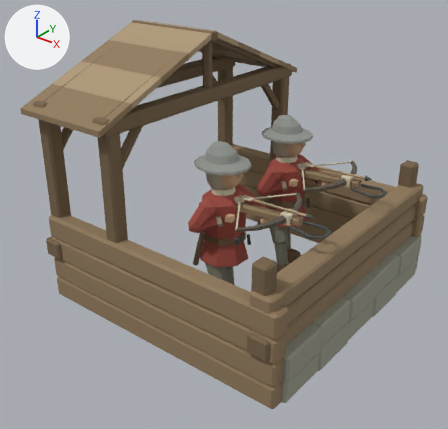
Two versions of the glTF model assets/3d/models/buildings/field_blockhouse.glb, one commit apart.
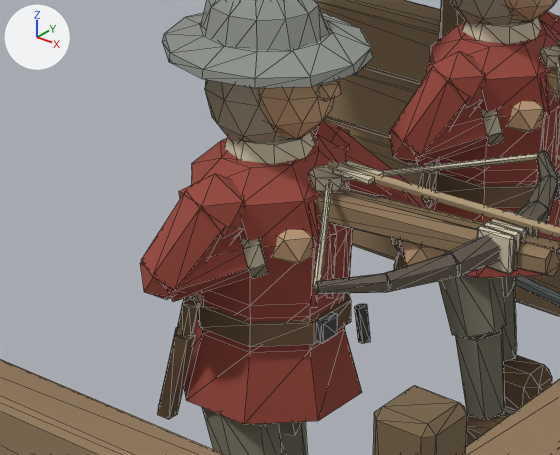
Old and new are each drawn whole from a camera (50 mm lens) standing at (3.63, -4.83, 3.75) and looking at (-0.01, -0.28, 0.94) and again close up on the part from 33% to 68% of the width and 35% to 64% of the height. Every picture has the same lights, and +X, +Y and +Z are marked at upper left. The first two pictures are the older version. The close-ups show mesh edges as thin lines. Where no turn or scale is listed for an object, it has been applied to the vertices. Vertices at exactly the same position are counted once.

In view in the first close-up: 'Fieldwork_left_garrison_root_bow_horn', 'Fieldwork_left_garrison_root_leather', 'Fieldwork_left_garrison_root_linen', 'Fieldwork_left_garrison_root_oak', 'Fieldwork_left_garrison_root_padded_linen', 'Fieldwork_left_garrison_root_steel', 'Fieldwork_left_garrison_root_team_cloth', 'Fieldwork_right_garrison_root_hose', 'Fieldwork_right_garrison_root_padded_linen', 'Fieldwork_right_garrison_root_team_cloth', 'field_blockhouse_oak', 'field_blockhouse_oak_dark' and 11 more.
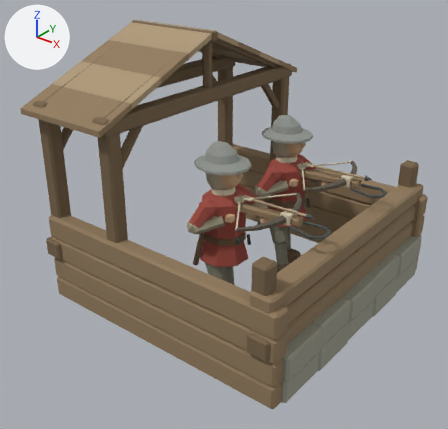
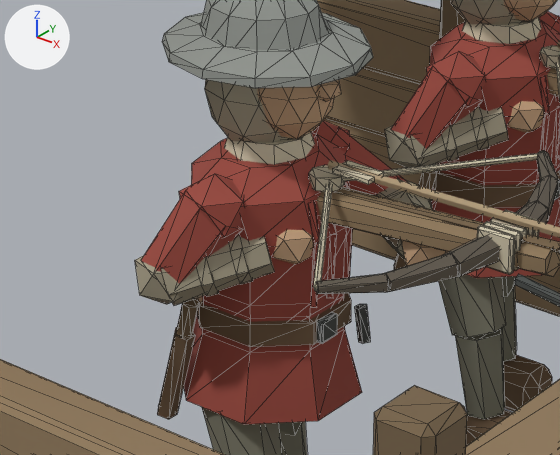
What differs and where, as boxes [x1, y1, x2, y2] in the close-ups (560 x 455 px):
'Fieldwork_left_garrison_root_team_cloth', reshaped (7% narrower): before [140, 120, 428, 424]; after [141, 120, 408, 424]
'Fieldwork_right_garrison_root_team_cloth', reshaped: before [389, 11, 560, 278]; after [391, 11, 560, 278]
'Fieldwork_left_garrison_root_padded_linen', reshaped: before [205, 79, 405, 278]; after [135, 79, 432, 306]
'Fieldwork_right_garrison_root_padded_linen', reshaped: before [451, 0, 522, 146]; after [385, 0, 522, 168]
part 1 of me_cone_926, added (beige): after [135, 256, 180, 304]
part 2 of me_cone_926, rebuilt: before [241, 238, 269, 278]; after [229, 234, 253, 284]
part 3 of me_cone_926, added (beige): after [161, 236, 275, 306]
part 4 of me_cone_926, added (beige): after [196, 257, 219, 296]
part 5 of me_cone_926, added: after [376, 178, 432, 258]
part 6 of me_cone_926, added (mostly hidden): after [383, 190, 432, 248]
part 7 of me_cone_926, added: after [385, 202, 426, 259]
part 8 of me_cone_926, deleted (mostly hidden): before [392, 238, 405, 258]
part 9 of me_crossbowman_padded_jack_001, deleted: before [381, 188, 428, 253]
part 10 of me_crossbowman_padded_jack_001, deleted (red): before [166, 237, 268, 302]
part 11 of me_crossbowman_padded_jack_001, deleted (red): before [140, 262, 175, 300]
part 12 of me_cone_969, added (beige): after [385, 125, 425, 168]
part 13 of me_cone_969, rebuilt: before [480, 109, 504, 146]; after [470, 106, 489, 151]
part 14 of me_cone_969, added (beige): after [410, 107, 509, 167]
part 15 of me_cone_969, added: after [442, 125, 459, 162]
part 16 of me_crossbowman_padded_jack_002, deleted (red): before [414, 108, 488, 166]
part 17 of me_crossbowman_padded_jack_002, deleted (red): before [389, 130, 421, 165]

What changed in the scene script:
```text
Change me_cone_926:
    remove me_cone_926.from_pydata(...)  # 70 vertices, 128 faces; spans x 0.027..0.682, y -0.775..-0.397, z 1.065..1.71
    add me_cone_926.from_pydata(...)  # 150 vertices, 264 faces; spans x 0.027..0.693, y -0.945..-0.165, z 0.982..1.71
    me_cone_926 part 1: a new loose piece, an icosphere of 20 faces spanning x 0.03..0.19, y -0.945..-0.795, z 0.982..1.158, in mat_padded_linen (beige #aaa28b)
    me_cone_926 part 2: the loose piece of 14 vertices spanning x 0.221..0.343, y -0.775..-0.649, z 1.065..1.2 is rebuilt with 14 vertices and now spans x 0.192..0.316, y -0.802..-0.673, z 1.051..1.197
    me_cone_926 part 3: a new loose piece of 14 vertices spanning x 0.056..0.353, y -0.927..-0.639, z 0.997..1.204, in mat_padded_linen (beige #aaa28b)
    me_cone_926 part 4: a new loose piece of 14 vertices spanning x 0.12..0.254, y -0.868..-0.728, z 1.02..1.181, in mat_padded_linen (beige #aaa28b)
    me_cone_926 part 5: a new loose piece of 14 vertices spanning x 0.336..0.693, y -0.533..-0.183, z 1.045..1.245, in mat_padded_linen (beige #aaa28b)
    me_cone_926 part 6: a new loose piece of 14 vertices spanning x 0.423..0.557, y -0.404..-0.265, z 1.066..1.227, in mat_padded_linen (beige #aaa28b)
    me_cone_926 part 7: a new loose piece of 14 vertices spanning x 0.515..0.639, y -0.482..-0.354, z 1.094..1.24, in mat_padded_linen (beige #aaa28b)
    me_cone_926 part 8: 14 vertices removed from x 0.56..0.682, y -0.522..-0.397, z 1.11..1.243
    other edits to the shape of me_cone_926 do not show in these pictures
Change me_crossbowman_padded_jack_001:
    remove me_crossbowman_padded_jack_001.from_pydata(...)  # 216 vertices, 368 faces; spans x -0.045..0.678, y -0.941..-0.174, z 0.65..1.35
    add me_crossbowman_padded_jack_001.from_pydata(...)  # 164 vertices, 280 faces; spans x -0.045..0.445, y -0.941..-0.174, z 0.65..1.35
    me_crossbowman_padded_jack_001 part 9: the loose piece of 14 vertices spanning x 0.342..0.678, y -0.518..-0.19, z 1.054..1.237 is deleted
    me_crossbowman_padded_jack_001 part 10: the loose piece of 14 vertices spanning x 0.062..0.339, y -0.921..-0.654, z 1.005..1.194 is deleted
    me_crossbowman_padded_jack_001 part 11: the loose piece of 12 vertices spanning x 0.044..0.176, y -0.933..-0.807, z 0.996..1.144 is deleted
    other edits to the shape of me_crossbowman_padded_jack_001 do not show in these pictures
Change me_cone_969:
    remove me_cone_969.from_pydata(...)  # 70 vertices, 128 faces; spans x 0.027..0.682, y 0.325..0.703, z 1.065..1.71
    add me_cone_969.from_pydata(...)  # 150 vertices, 264 faces; spans x 0.027..0.693, y 0.155..0.935, z 0.982..1.71
    me_cone_969 part 12: a new loose piece, an icosphere of 20 faces spanning x 0.03..0.19, y 0.155..0.305, z 0.982..1.158, in mat_padded_linen (beige #aaa28b)
    me_cone_969 part 13: the loose piece of 14 vertices spanning x 0.221..0.343, y 0.325..0.451, z 1.065..1.2 is rebuilt with 14 vertices and now spans x 0.192..0.316, y 0.298..0.427, z 1.051..1.197
    me_cone_969 part 14: a new loose piece of 14 vertices spanning x 0.056..0.353, y 0.173..0.461, z 0.997..1.204, in mat_padded_linen (beige #aaa28b)
    me_cone_969 part 15: a new loose piece of 14 vertices spanning x 0.12..0.254, y 0.232..0.372, z 1.02..1.181, in mat_padded_linen (beige #aaa28b)
    other edits to the shape of me_cone_969 do not show in these pictures
Change me_crossbowman_padded_jack_002:
    remove me_crossbowman_padded_jack_002.from_pydata(...)  # 216 vertices, 368 faces; spans x -0.045..0.678, y 0.159..0.926, z 0.65..1.35
    add me_crossbowman_padded_jack_002.from_pydata(...)  # 164 vertices, 280 faces; spans x -0.045..0.445, y 0.159..0.926, z 0.65..1.35
    me_crossbowman_padded_jack_002 part 16: the loose piece of 14 vertices spanning x 0.062..0.339, y 0.179..0.446, z 1.005..1.194 is deleted
    me_crossbowman_padded_jack_002 part 17: the loose piece of 12 vertices spanning x 0.044..0.176, y 0.167..0.293, z 0.996..1.144 is deleted
    other edits to the shape of me_crossbowman_padded_jack_002 do not show in these pictures
```
